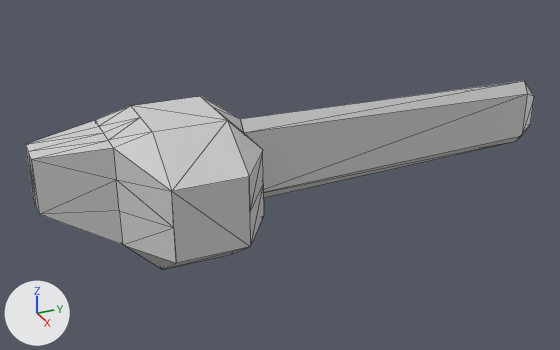
What one commit did to the COLLADA model IndustrialMod/Models/Saw.dae.
Before and after are seen from a 50 mm lens placed at (3.18, -0.98, 1.61), pointed at (-0.18, 0.53, -0.07). The axes (+X, +Y, +Z) are drawn at lower left. The lights are the same throughout. Mesh edges are drawn as thin lines. Where no turn or scale is listed for an object, it has been applied to the vertices.

Names of what the first picture shows: 'Saw'.
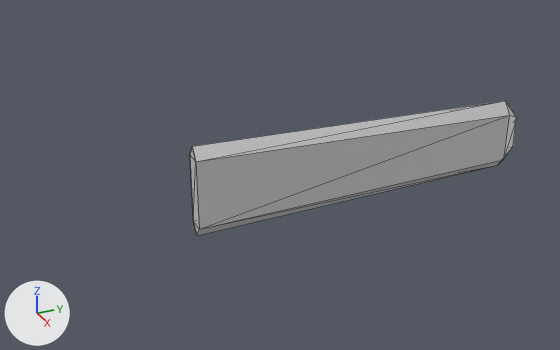
The change in detail:
me_cube_001 is used by ob_saw; location (0.0, 0.0, 0.0).
me_cube_001 had 63 vertices, 120 faces and spanned x -0.49..0.28, y -0.69..2.26, z -0.35..0.35.
me_cube_001 now has 17 vertices, 30 faces and spans x -0.31..-0.22, y 0.35..2.26, z -0.23..0.24.
Part 1, on me_cube_001:
46 vertices are removed from x -0.49..0.28, y -0.69..0.35, z -0.35..0.35.
98 faces are deleted.
8 new faces join them.
Object 'Saw' (ob_saw) moves from (0.0, 0.0, 0.0) to (0.247, -0.337, 0.0).

Location of each change, (x1, y1, x2, y2) in pixels of the pictures (560 x 350 px):
'Saw', reshaped, moved (36% narrower, 28% shorter): before (25, 81, 534, 269); after (190, 101, 517, 236)
part 1 of me_cube_001, cut back: before (25, 94, 527, 269); after (190, 115, 509, 236)
